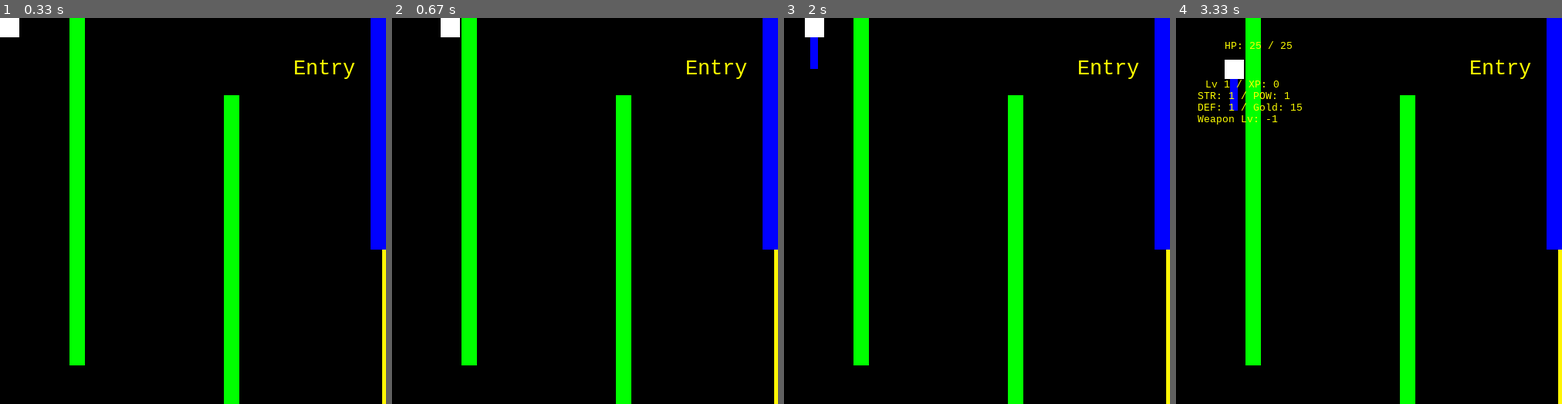
Above: before the commit, frames 1-4 (left to right).
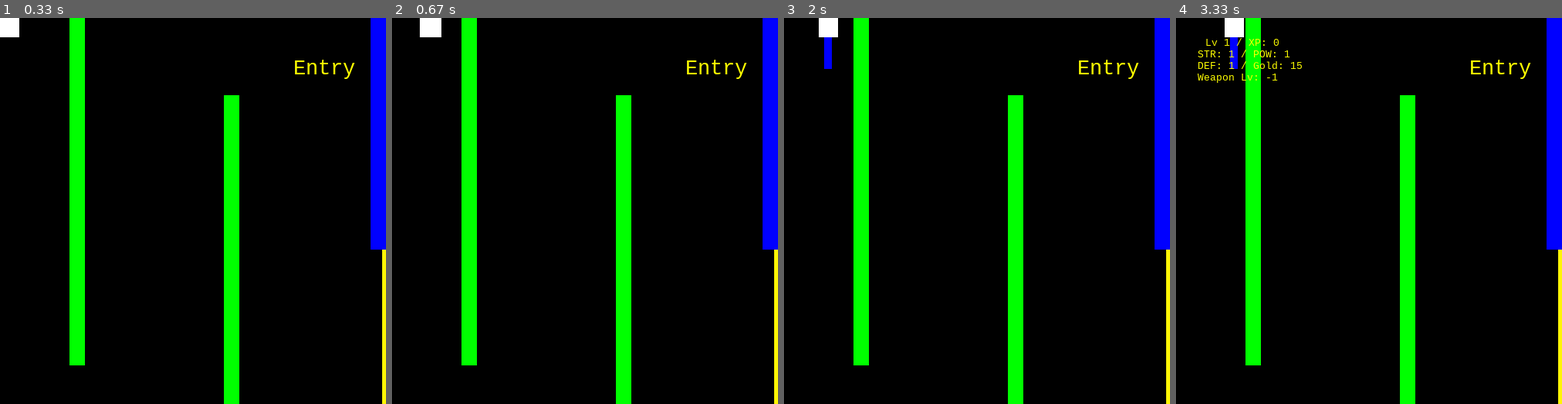
Above: after the commit, the same moments.

Repository: MatthewWilsonBCAA/pygame-stuff
Game: pygame game, started from main.py
Two runs of this game, one before a commit and one after it. Both use one fixed random seed, a clock stepped at 60 frames per second and the inputs below.
Inputs:
- Up to frame 1 (0.33 s): no input
- Up to frame 2 (0.67 s): hold Right from 0.33 s (still down)
- Up to frame 3 (2 s): release Right at 0.8 s; hold Right 1.17-1.63 s; hold Left from 1.67 s (still down); tap G at 1.82 s
- Up to frame 4 (3.33 s): release Left at 2.2 s; hold Down 2.23-2.53 s; hold S 2.23-2.53 s; hold Right from 2.97 s (still down); tap G at 3.12 s

Frame 1 is identical in both runs. In frame 2, 0.5% of the frame differs, in the area x 7-18%, y 0-5%; in frame 3, 0.7%; in frame 4, 1.7%, in the area x 5-33%, y 0-28%.

Commit message:
moved the framerate variable, and slowed the game down

Diff:
--- a/constants.py
+++ b/constants.py
@@ -11,6 +11,8 @@
 
 SCREEN_WIDTH = 500
 SCREEN_HEIGHT = 500
+# frame rate stuff
+FRAMERATE = 40
 
 speed = 3
 enemy_speed = 1
--- a/main.py
+++ b/main.py
@@ -17,10 +17,6 @@
 # screen initialization
 
 screen = pygame.display.set_mode((SCREEN_WIDTH, SCREEN_HEIGHT))
-
-# frame rate stuff
-FRAMERATE = 80
-
 
 door_warp_list = []
 selected_room = {}
